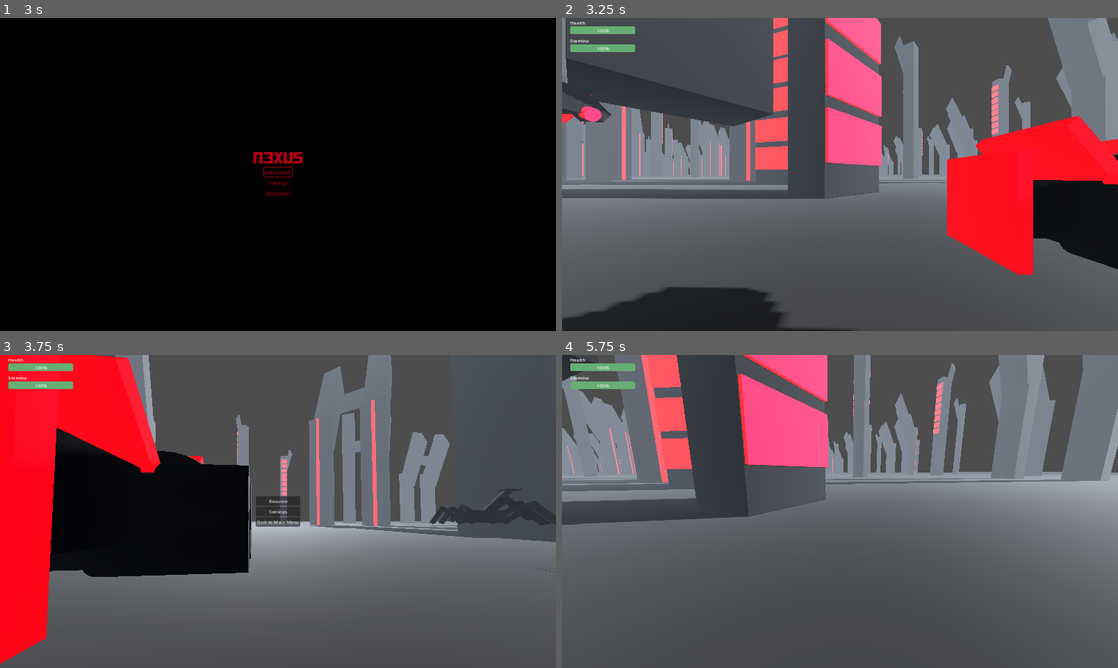
Above: before the commit, frames 1-4 (two rows, left to right).
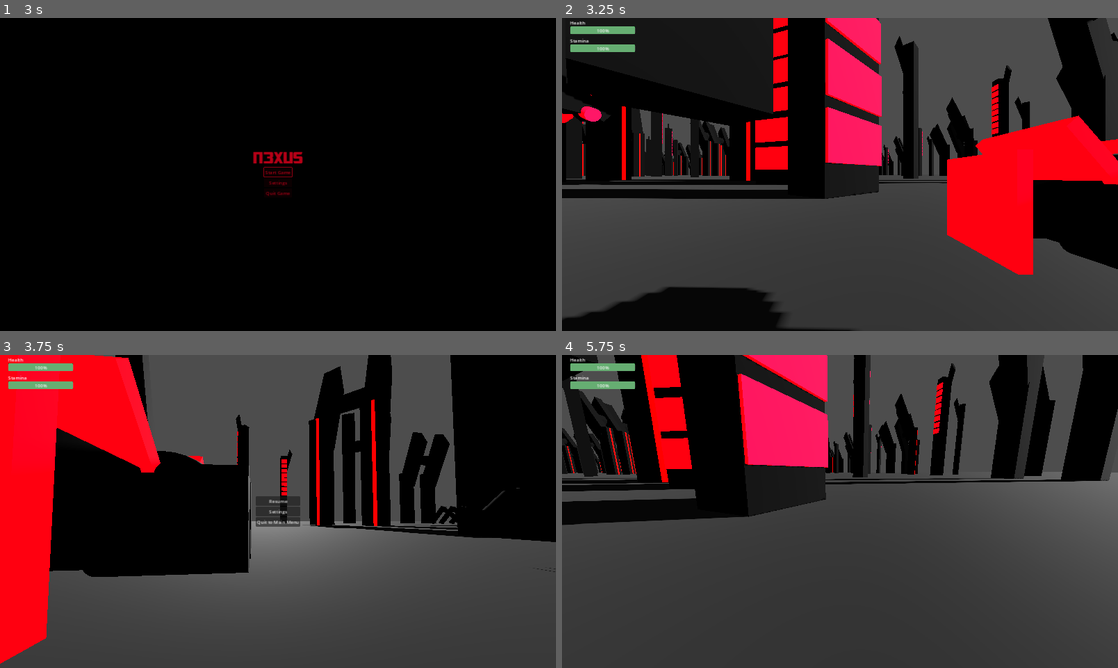
Above: after the commit, the same moments.

Repository: n3xusgamedev/n3xus-godot-game
Game: Godot game, scene res://main_menu.tscn
Same seed, same stepped clock (60 frames per second), same inputs: the game is played once before the commit and once after it.
Inputs (mouse positions are in pixels of both pictures, inside the frame that each line leads up to):
- Up to frame 1 (3 s): tap Enter (ui_accept) at 0.5, 1.25 s; move the mouse to (305, 174) at 0.52 s; hold W (move_forward) from 0.53 s (still down); tap P every 0.75 s from 0.6 to 2.85 s; tap Space (jump) at 0.77, 1.52 s; move the mouse to (250, 174) at 1.27 s; move the mouse to (289, 168) at 2.02 s; move the mouse to (272, 180) at 2.77 s
- Up to frame 2 (3.25 s): keep holding W (move_forward); tap Space (jump) at 3.02 s
- Up to frame 3 (3.75 s): keep holding W (move_forward); move the mouse to (316, 514) at 3.52 s; tap P at 3.6 s
- Up to frame 4 (5.75 s): tap Space (jump) at 3.77, 5.27 s; release W (move_forward) at 4.25 s; click "Resume" at 4.25 s; move the mouse to (795, 508) at 5.02 s; hold W (move_forward) from 5.03 s (still down); tap P at 5.1 s

Frame 1 is identical in both runs. In frame 2, 71% of the frame differs, in the area x 0-100%, y 0-100%; in frame 3, 41%; in frame 4, 82%.
Error after the commit: Cannot call method 'play' on a null value. (res://enemy_1.gd:45)

Commit message:
saved world

Diff:
--- a/enemy_1.tscn
+++ b/enemy_1.tscn
@@ -50,68 +50,6 @@
 [sub_resource type="BoxShape3D" id="BoxShape3D_yoiyl"]
 size = Vector3(0.642334, 0.248962, 0.664551)
 
-[sub_resource type="Animation" id="Animation_ntslr"]
-resource_name = "Walk"
-length = 3.0
-tracks/0/type = "position_3d"
-tracks/0/imported = false
-tracks/0/enabled = true
-tracks/0/path = NodePath("MeshInstance3D/Leg 1")
-tracks/0/interp = 1
-tracks/0/loop_wrap = true
-tracks/0/keys = PackedFloat32Array(0.266667, 1, 0, 0, 0, 0.833333, 1, 0, 0.386, 0, 2.03333, 1, 0, 0.386, 0, 3, 1, 0, 0.0832362, 0)
-tracks/1/type = "position_3d"
-tracks/1/imported = false
-tracks/1/enabled = true
-tracks/1/path = NodePath("MeshInstance3D/Leg 6")
-tracks/1/interp = 1
-tracks/1/loop_wrap = true
-tracks/1/keys = PackedFloat32Array(0.0333333, 1, 0, 0.476236, 0, 0.966667, 1, 0, 0.888803, 0, 2.03333, 1, 0, 0.888803, 0, 2.96667, 1, 0, 0.532516, 0)
-tracks/2/type = "position_3d"
-tracks/2/imported = false
-tracks/2/enabled = true
-tracks/2/path = NodePath("MeshInstance3D/Leg 2")
-tracks/2/interp = 1
-tracks/2/loop_wrap = true
-tracks/2/keys = PackedFloat32Array(0.0333333, 1, 0.839012, 0.164644, -0.383986)
-tracks/3/type = "position_3d"
-tracks/3/imported = false
-tracks/3/enabled = true
-tracks/3/path = NodePath("MeshInstance3D/Leg 4")
-tracks/3/interp = 1
-tracks/3/loop_wrap = true
-tracks/3/keys = PackedFloat32Array()
-
-[sub_resource type="Animation" id="Animation_bmp8e"]
-length = 0.001
-tracks/0/type = "position_3d"
-tracks/0/imported = false
-tracks/0/enabled = true
-tracks/0/path = NodePath("MeshInstance3D/Leg 1")
-tracks/0/interp = 1
-tracks/0/loop_wrap = true
-tracks/0/keys = PackedFloat32Array(0, 1, 0, 0, 0)
-tracks/1/type = "position_3d"
-tracks/1/imported = false
-tracks/1/enabled = true
-tracks/1/path = NodePath("MeshInstance3D/Leg 6")
-tracks/1/interp = 1
-tracks/1/loop_wrap = true
-tracks/1/keys = PackedFloat32Array(0, 1, 0, 0, 0)
-tracks/2/type = "position_3d"
-tracks/2/imported = false
-tracks/2/enabled = true
-tracks/2/path = NodePath("MeshInstance3D/Leg 2")
-tracks/2/interp = 1
-tracks/2/loop_wrap = true
-tracks/2/keys = PackedFloat32Array(0, 1, 0.839012, 0.164644, -0.383986)
-
-[sub_resource type="AnimationLibrary" id="AnimationLibrary_4dey7"]
-_data = {
-"RESET": SubResource("Animation_bmp8e"),
-"Walk": SubResource("Animation_ntslr")
-}
-
 [node name="enemy_1" type="CharacterBody3D"]
 transform = Transform3D(-1, 0, 8.74228e-08, 0, 1, 0, -8.74228e-08, 0, -1, 0, 0, 0)
 script = ExtResource("1_vj41x")
@@ -120,31 +58,13 @@
 transform = Transform3D(1, 0, 0, 0, 0.556448, 0, 0, 0, 1.52621, 0, 0, 0)
 mesh = SubResource("BoxMesh_y8exn")
 
-[node name="Leg 1" type="Node3D" parent="MeshInstance3D"]
-transform = Transform3D(1, 0, 0, 0, 1, 0, 0, 0, 1, 0, 0, 0)
-
-[node name="MeshInstance3D" type="MeshInstance3D" parent="MeshInstance3D/Leg 1"]
+[node name="MeshInstance3D" type="MeshInstance3D" parent="MeshInstance3D"]
 transform = Transform3D(-1.08051, 0.22283, 0, -1.44198, -0.166971, 0, 0, 0, 0.0577283, 0.839012, 0.164644, 0.422621)
 mesh = SubResource("BoxMesh_5c06j")
-skeleton = NodePath("../..")
 
-[node name="MeshInstance3D2" type="MeshInstance3D" parent="MeshInstance3D/Leg 1"]
+[node name="MeshInstance3D2" type="MeshInstance3D" parent="MeshInstance3D"]
 transform = Transform3D(-0.789076, -0.250328, 0, 1.61993, -0.121936, 0, 0, 0, 0.0577283, 1.67294, 0.19468, 0.422621)
 mesh = SubResource("BoxMesh_5c06j")
-skeleton = NodePath("../..")
-
-[node name="Leg 6" type="Node3D" parent="MeshInstance3D"]
-transform = Transform3D(1, 0, 0, 0, 1, 0, 0, 0, 1, 0, 0, 0)
-
-[node name="MeshInstance3D9" type="MeshInstance3D" parent="MeshInstance3D/Leg 6"]
-transform = Transform3D(1.08051, -0.22283, -5.04677e-09, -1.44198, -0.166971, 0, -9.4461e-08, 1.94804e-08, -0.0577283, -0.956084, -0.221356, -0.386858)
-mesh = SubResource("BoxMesh_5c06j")
-skeleton = NodePath("../..")
-
-[node name="MeshInstance3D10" type="MeshInstance3D" parent="MeshInstance3D/Leg 6"]
-transform = Transform3D(0.789077, 0.250328, -5.04677e-09, 1.61993, -0.121936, 0, -6.89832e-08, -2.18844e-08, -0.0577283, -1.79002, -0.19132, -0.386858)
-mesh = SubResource("BoxMesh_5c06j")
-skeleton = NodePath("../..")
 
 [node name="MeshInstance3D3" type="MeshInstance3D" parent="MeshInstance3D"]
 transform = Transform3D(-1.08051, 0.22283, 0, -1.44198, -0.166971, 0, 0, 0, 0.0577283, 0.839012, 0.164644, -0.383986)
@@ -162,6 +82,30 @@
 transform = Transform3D(-0.789076, -0.250328, 0, 1.61993, -0.121936, 0, 0, 0, 0.0577283, 1.67294, 0.19468, -0.00400849)
 mesh = SubResource("BoxMesh_5c06j")
 
+[node name="MeshInstance3D7" type="MeshInstance3D" parent="MeshInstance3D"]
+transform = Transform3D(1.08051, -0.22283, -5.04677e-09, -1.44198, -0.166971, 0, -9.4461e-08, 1.94804e-08, -0.0577283, -0.956084, 0.164644, 0.422621)
+mesh = SubResource("BoxMesh_5c06j")
+
+[node name="MeshInstance3D8" type="MeshInstance3D" parent="MeshInstance3D"]
+transform = Transform3D(0.789077, 0.250328, -5.04677e-09, 1.61993, -0.121936, 0, -6.89832e-08, -2.18844e-08, -0.0577283, -1.79002, 0.19468, 0.422621)
+mesh = SubResource("BoxMesh_5c06j")
+
+[node name="MeshInstance3D9" type="MeshInstance3D" parent="MeshInstance3D"]
+transform = Transform3D(1.08051, -0.22283, -5.04677e-09, -1.44198, -0.166971, 0, -9.4461e-08, 1.94804e-08, -0.0577283, -0.956084, 0.164644, -0.386858)
+mesh = SubResource("BoxMesh_5c06j")
+
+[node name="MeshInstance3D10" type="MeshInstance3D" parent="MeshInstance3D"]
+transform = Transform3D(0.789077, 0.250328, -5.04677e-09, 1.61993, -0.121936, 0, -6.89832e-08, -2.18844e-08, -0.0577283, -1.79002, 0.19468, -0.386858)
+mesh = SubResource("BoxMesh_5c06j")
+
+[node name="MeshInstance3D11" type="MeshInstance3D" parent="MeshInstance3D"]
+transform = Transform3D(1.08051, -0.22283, -5.04677e-09, -1.44198, -0.166971, 0, -9.4461e-08, 1.94804e-08, -0.0577283, -0.956084, 0.164644, -0.000133486)
+mesh = SubResource("BoxMesh_5c06j")
+
+[node name="MeshInstance3D12" type="MeshInstance3D" parent="MeshInstance3D"]
+transform = Transform3D(0.789077, 0.250328, -5.04677e-09, 1.61993, -0.121936, 0, -6.89832e-08, -2.18844e-08, -0.0577283, -1.79002, 0.19468, -0.000133408)
+mesh = SubResource("BoxMesh_5c06j")
+
 [node name="MeshInstance3D13" type="MeshInstance3D" parent="MeshInstance3D"]
 transform = Transform3D(0.370292, 0, 0, 0, 0.908428, -0.103601, 0, 0.418041, 0.225132, 0, 1.35367, 0.643982)
 mesh = SubResource("CylinderMesh_y36r3")
@@ -169,31 +113,6 @@
 [node name="MeshInstance3D14" type="MeshInstance3D" parent="MeshInstance3D"]
 transform = Transform3D(0.59807, 0, 0, 0, 0.0353988, -0.265262, 0, 0.186078, 0.0504623, 0, 2.29573, 1.10067)
 mesh = SubResource("CylinderMesh_d76ov")
-
-[node name="Leg 2" type="Node3D" parent="MeshInstance3D"]
-transform = Transform3D(-1.08051, 0.22283, 0, -1.44198, -0.166971, 0, 0, 0, 0.0577283, 0.839012, 0.164644, -0.383986)
-
-[node name="MeshInstance3D7" type="MeshInstance3D" parent="MeshInstance3D/Leg 2"]
-transform = Transform3D(0.280833, 0.148311, 1.67952e-09, 6.2108, -0.280833, -1.45045e-08, -1.6363e-06, 3.3745e-07, -1, 0.597391, -5.15913, 13.9725)
-mesh = SubResource("BoxMesh_5c06j")
-skeleton = NodePath("../..")
-
-[node name="MeshInstance3D8" type="MeshInstance3D" parent="MeshInstance3D/Leg 2"]
-transform = Transform3D(-0.982046, -0.0291522, 1.67952e-09, -1.22081, 0.982044, -1.45045e-08, -1.19496e-06, -3.79093e-07, -1, 0.861577, -7.62056, 13.9725)
-mesh = SubResource("BoxMesh_5c06j")
-skeleton = NodePath("../..")
-
-[node name="Leg 4" type="Node3D" parent="MeshInstance3D"]
-
-[node name="MeshInstance3D11" type="MeshInstance3D" parent="MeshInstance3D/Leg 4"]
-transform = Transform3D(1.08051, -0.22283, -5.04677e-09, -1.44198, -0.166971, 0, -9.4461e-08, 1.94804e-08, -0.0577283, -0.956084, 0.164644, -0.000133486)
-mesh = SubResource("BoxMesh_5c06j")
-skeleton = NodePath("../..")
-
-[node name="MeshInstance3D12" type="MeshInstance3D" parent="MeshInstance3D/Leg 4"]
-transform = Transform3D(0.789077, 0.250328, -5.04677e-09, 1.61993, -0.121936, 0, -6.89832e-08, -2.18844e-08, -0.0577283, -1.79002, 0.19468, -0.000133408)
-mesh = SubResource("BoxMesh_5c06j")
-skeleton = NodePath("../..")
 
 [node name="CollisionShape3D" type="CollisionShape3D" parent="."]
 transform = Transform3D(1, 0, 0, 0, 1, 0, 0, 0, 1, 0, 0.012207, -0.000640869)
@@ -225,10 +144,5 @@
 transform = Transform3D(1, 0, 0, 0, 1, 0, 0, 0, 1, -0.014623, 1.28018, 1.71707)
 shape = SubResource("BoxShape3D_yoiyl")
 
-[node name="AnimationPlayer" type="AnimationPlayer" parent="."]
-libraries = {
-"": SubResource("AnimationLibrary_4dey7")
-}
-
 [connection signal="body_entered" from="Area3D" to="." method="_on_Area3D_body_entered"]
 [connection signal="body_exited" from="Area3D" to="." method="_on_Area3D_body_exited"]
--- a/world.tscn
+++ b/world.tscn
@@ -22,8 +22,6 @@
 [sub_resource type="BoxShape3D" id="BoxShape3D_xv1v4"]
 
 [sub_resource type="Environment" id="Environment_biycj"]
-fog_enabled = true
-volumetric_fog_enabled = true
 adjustment_enabled = true
 
 [node name="world" type="Node3D"]
Not shown: 1 places in enemy_1.tscn that only renumber resources
Not shown: 1 places in world.tscn that only renumber resources
